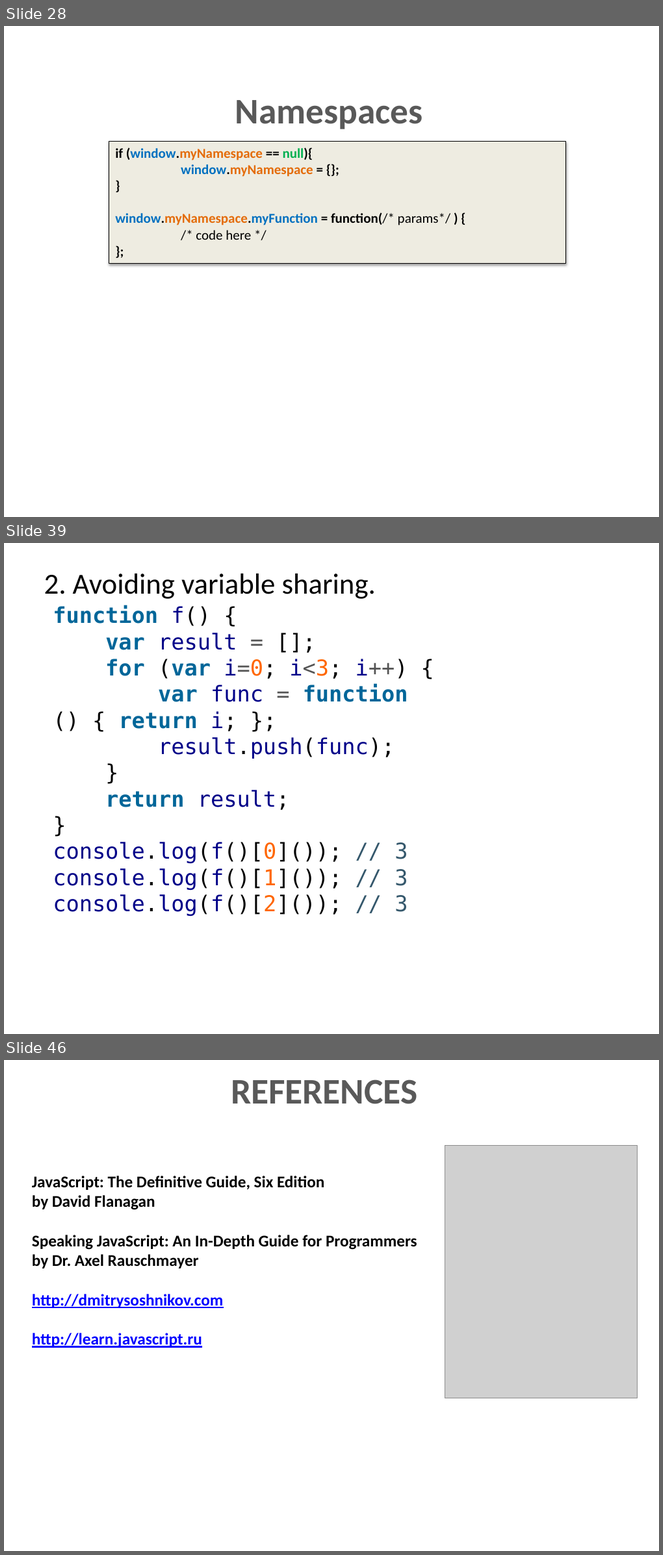
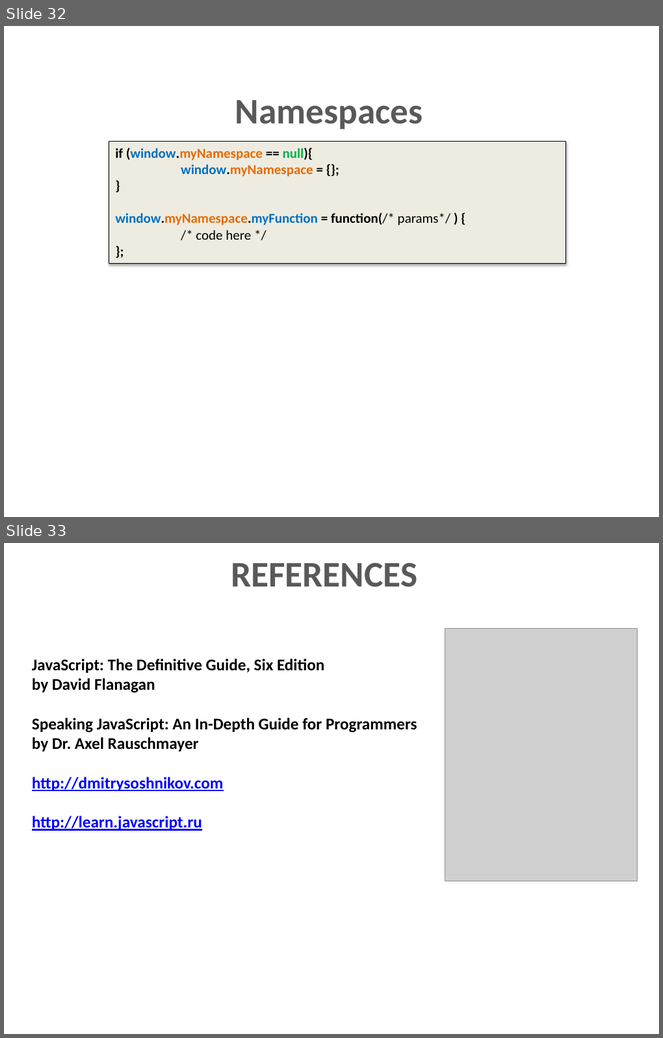
Before and after one commit to dzmitry-varabei/front-end-course, a slide deck: lecture-3-recap-scope/scope.pptx. Shown one above the other, each under a label of ours: slides 28, 39 and 46 before the commit, slides 32 and 33 after it; the slides between them are not shown. The pictures are 663x1555 and 663x1038 pixels, drawn with LibreOffice and Linux fonts; fonts in the diff are those of the drawing; grey boxes stand for pictures. Boxes give left, top, right and bottom in pixels: in the first picture for what was removed or moved away, otherwise in the second. Text is boxed around its words. In the diff, an @@ line names an element or a change of style, - is before the commit and + after.

```diff
--- a/lecture-3-recap-scope/scope.pptx
+++ b/lecture-3-recap-scope/scope.pptx
@@ slide 39 removed at (4, 543, 659, 1034), background #FFFFFF @@
@@ text removed at (44, 574, 376, 599) @@
-2. Avoiding variable sharing.
@@ text removed at (53, 605, 408, 916) @@
-function f() {
-var result = [];
-for (var i=0; i<3; i++) {
-var func = function () { return i; };
-result.push(func);
-}
-return result;
-}
-console.log(f()[0]()); // 3
-console.log(f()[1]()); // 3
-console.log(f()[2]()); // 3
@@ what was slide 28 is now slide 32 @@
@@ what was slide 46 is now slide 33 @@
```
Also in this commit, not shown: 4 slides added, 16 other slides removed, 2 other files.
